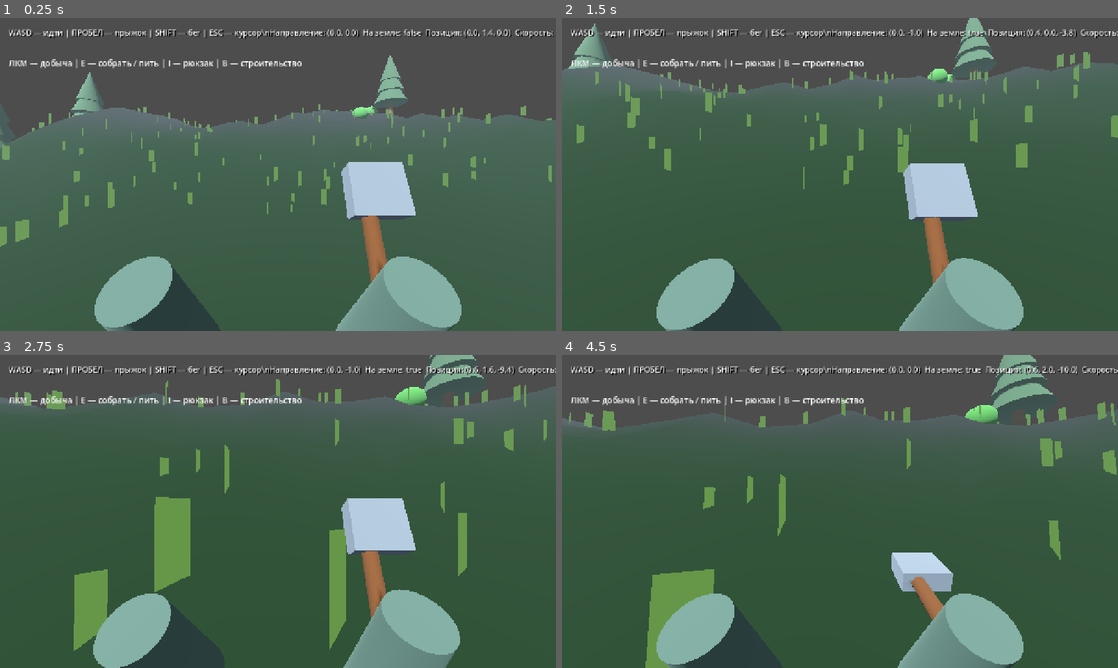
Above: before the commit, frames 1-4 (two rows, left to right).
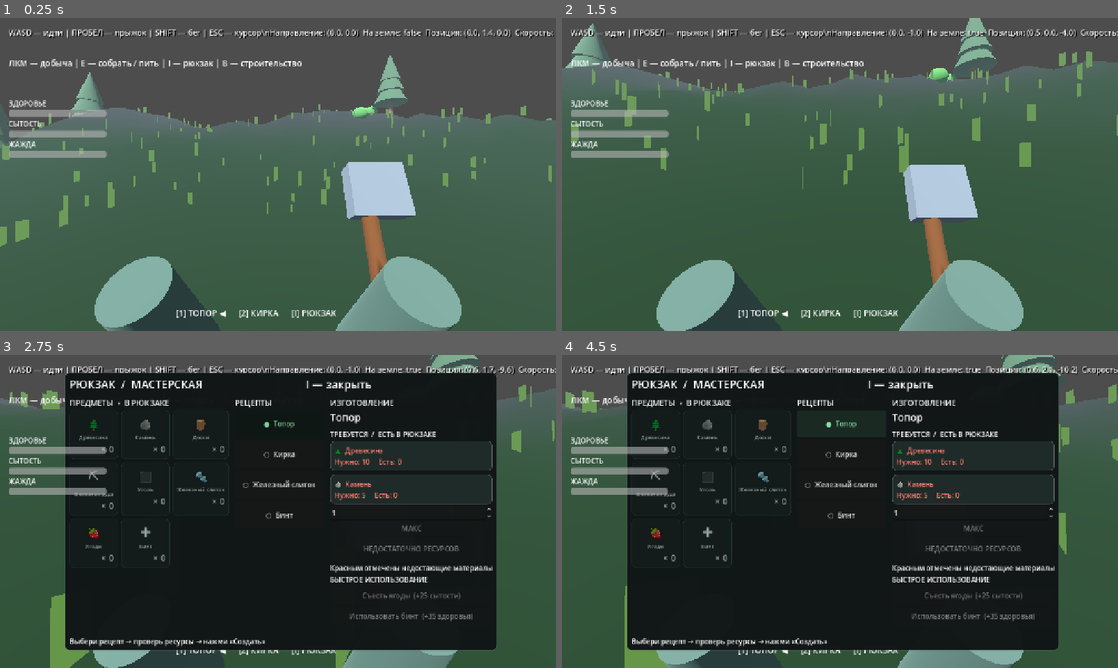
Above: after the commit, the same moments.

Repository: noval000/survival
Game: Godot game, scene res://scenes/Main.tscn
The game is run twice, just before and just after one commit, with the same random seed, the same clock (stepped at 60 frames per second) and the same inputs.
Inputs (mouse positions are in pixels of both pictures, inside the frame that each line leads up to):
- Up to frame 1 (0.25 s): no input
- Up to frame 2 (1.5 s): tap Enter at 0.5 s; move the mouse to (867, 174) at 0.52 s; hold Shift (sprint) 0.53-1.28 s; hold W (move_forward) from 0.53 s (still down); click (867, 174) at 0.67 s; tap Space (jump) at 0.77 s; move the mouse to (812, 174) at 1.27 s; tap E at 1.35 s
- Up to frame 3 (2.75 s): keep holding W (move_forward); tap Space (jump) at 1.52 s; move the mouse to (289, 505) at 2.02 s; tap I at 2.1 s
- Up to frame 4 (4.5 s): release W (move_forward) at 2.75 s; click (840, 423) at 2.75 s, where only the run after the commit has a clickable "● Топор"; click (840, 455) at 3.5 s, where only the run after the commit has a clickable "○ Кирка"; click (840, 423) at 4.25 s, where only the run after the commit has a clickable "○ Топор"

The runs differ from the first frame. In frame 1, 1.7% of the frame differs, in the area x 1-61%, y 26-96%; in frame 2, 4.3%; in frame 3, 71%; in frame 4, 71%, in the area x 0-100%, y 0-100%.
Error before the commit: Parse Error: Identifier "set_max_quantity" not declared in the current scope. (res://scripts/InventoryUI.gd:156)

Commit message:
Calculate maximum craftable batches and display total ingredient costs

Diff:
--- a/godot/scripts/InventoryUI.gd
+++ b/godot/scripts/InventoryUI.gd
@@ -157,7 +157,7 @@
     details.add_child(max_button)
     craft_button = Button.new()
     craft_button.custom_minimum_size.y = 56
-    craft_button.pressed.connect(func() -> void: craft_requested.emit(selected_recipe))
+    craft_button.pressed.connect(func() -> void: craft_requested.emit(selected_recipe, int(quantity_input.value)))
     details.add_child(craft_button)
     recipe_status = Label.new()
     details.add_child(recipe_status)
@@ -181,6 +181,18 @@
 
 func select_recipe(kind: String) -> void:
     selected_recipe = kind
+    quantity_input.value = 1
+    refresh()
+
+func max_craft_count() -> int:
+    var costs: Dictionary = RECIPES[selected_recipe][1]
+    var maximum := 9999
+    for material in costs:
+        maximum = mini(maximum, int(inventory.get(material, 0)) / int(costs[material]))
+    return maxi(0, maximum)
+
+func set_max_quantity() -> void:
+    quantity_input.value = maxi(1, max_craft_count())
     refresh()
 
 func toggle_inventory() -> bool:
@@ -219,7 +231,7 @@
     var costs: Dictionary = info[1]
     var enough := true
     for material in costs:
-        var required: int = int(costs[material])
+        var required: int = int(costs[material]) * int(quantity_input.value)
         var available: int = int(inventory.get(material, 0))
         var good: bool = available >= required
         enough = enough and good
@@ -230,7 +242,8 @@
         label.text = "%s  %s\nНужно: %d     Есть: %d" % [ITEMS[material][1], ITEMS[material][0], required, available]
         label.add_theme_color_override("font_color", Color(0.52, 0.95, 0.62) if good else Color(1.0, 0.48, 0.43))
         row.add_child(label)
-    craft_button.text = "СОЗДАТЬ" if enough else "НЕДОСТАТОЧНО РЕСУРСОВ"
+    craft_button.text = ("СОЗДАТЬ ×%d" % int(quantity_input.value)) if enough else "НЕДОСТАТОЧНО РЕСУРСОВ"
+    max_button.disabled = max_craft_count() <= 0
     craft_button.disabled = not enough
     recipe_status.text = "Все материалы собраны" if enough else "Красным отмечены недостающие материалы"
     use_buttons["berries"].text = "Съесть ягоды  (+25 сытости)"
